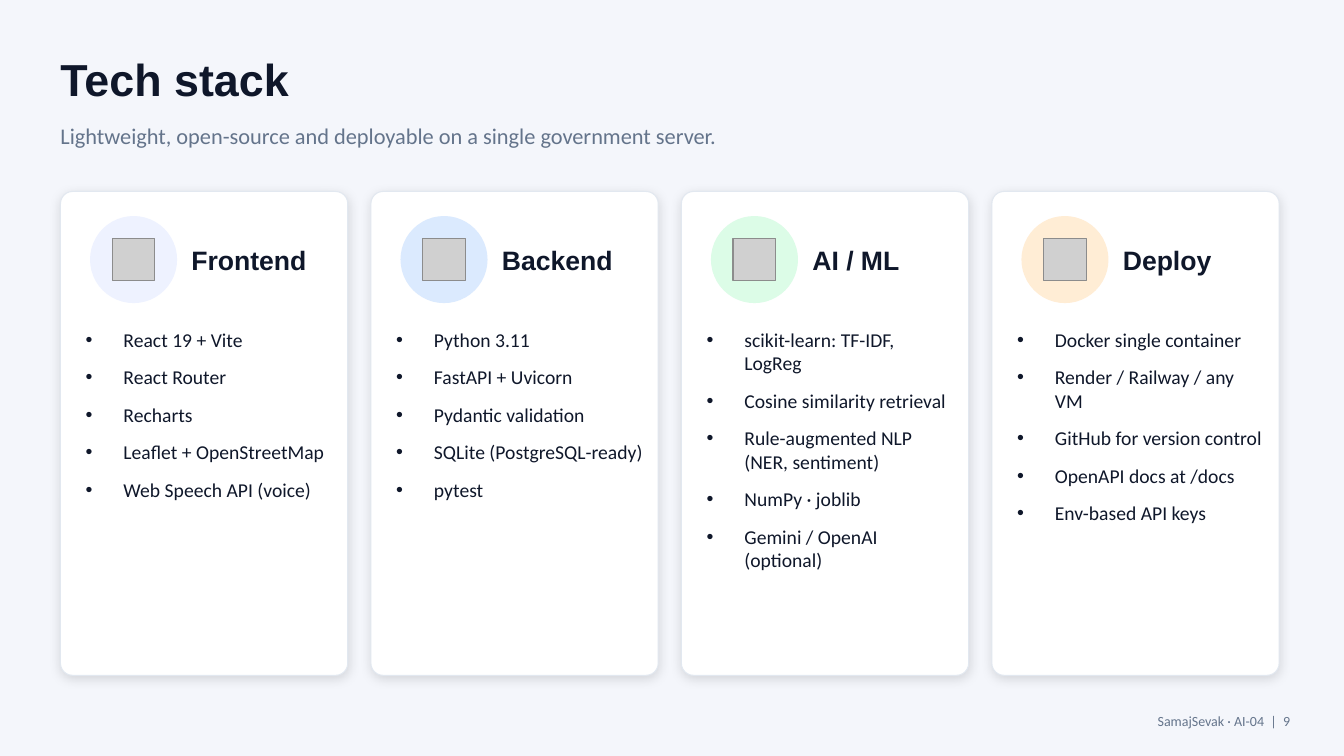
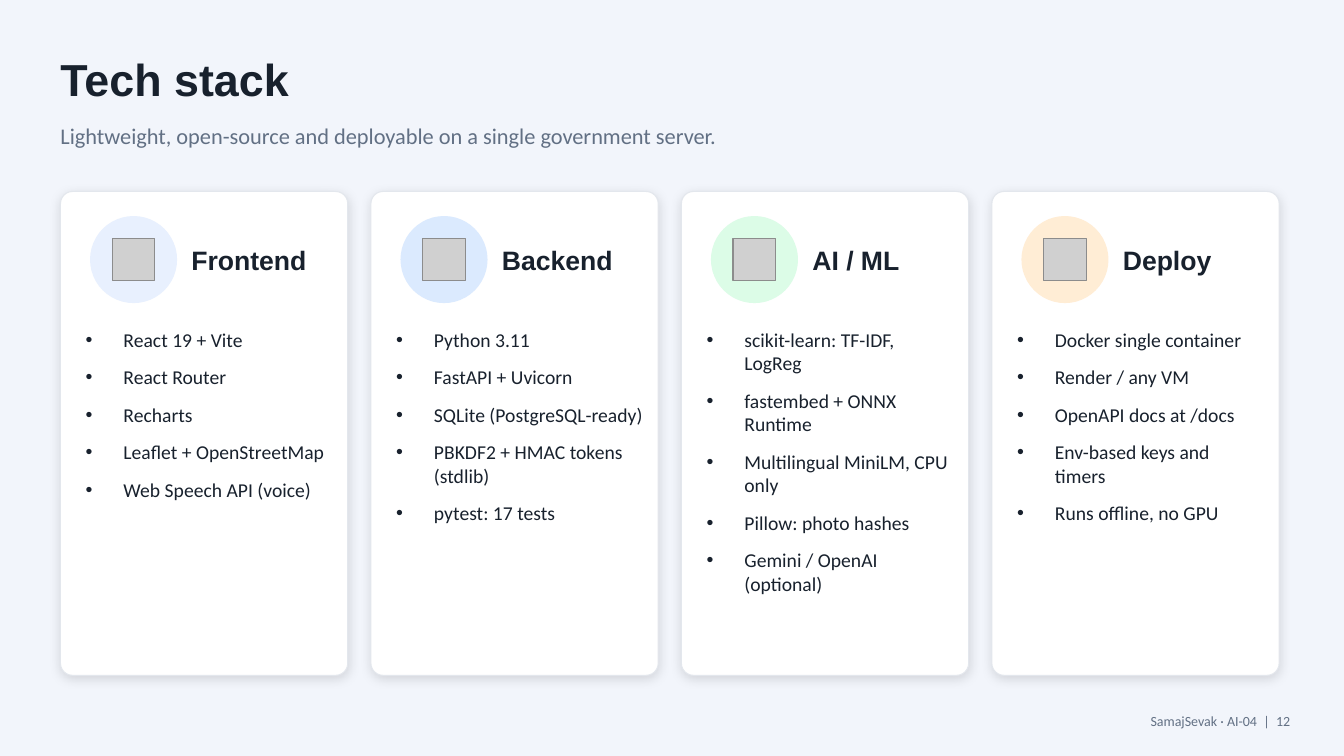
Before and after one commit to Saikarpe/SamajSevak, a slide deck: slide 12 of docs/SamajSevak_Hack2Ignite_AI-04.pptx (slide 9 before the commit). Drawn at 1344x756 pixels with LibreOffice and Linux fonts; fonts in the diff are those of the drawing; grey boxes stand for pictures. Boxes give left, top, right and bottom in pixels: in the first picture for what was removed or moved away, otherwise in the second. Text is boxed around its words. In the diff, an @@ line names an element or a change of style, - is before the commit and + after.

```diff
--- a/docs/SamajSevak_Hack2Ignite_AI-04.pptx
+++ b/docs/SamajSevak_Hack2Ignite_AI-04.pptx
@@ background #F4F6FB to #F2F5FB @@
@@ outline #E2E8F0 0.75 pt to #E3E7ED 0.75 pt in 3 elements at box(371, 192, 658, 676), box(682, 192, 969, 676), box(992, 192, 1279, 676) @@
@@ text at box(434, 333, 642, 426): text colour #0F172A to #18212D in "Python 3.11", "FastAPI + Uvicorn", "SQLite (PostgreSQL-ready)" @@
@@ text at box(744, 333, 895, 594): text colour #0F172A to #18212D in "scikit-learn: TF-IDF, LogReg", "Gemini / OpenAI (optional)" @@
@@ text at box(1055, 333, 1241, 425): text colour #0F172A to #18212D in "Docker single container", "OpenAPI docs at /docs" @@
@@ text at box(1055, 370, 1189, 387): text changed; text colour #0F172A to #18212D @@
-• Render / Railway / any VM
-• GitHub for version control
+• Render / any VM
@@ text at box(434, 408, 584, 425): paragraph removed @@
-• Pydantic validation
@@ text at box(744, 394, 947, 533): text changed; text colour #0F172A to #18212D @@
-• Cosine similarity retrieval
-• Rule-augmented NLP (NER, sentiment)
-• NumPy · joblib
+• fastembed + ONNX Runtime
+• Multilingual MiniLM, CPU only
+• Pillow: photo hashes
@@ text at box(434, 445, 623, 523): text changed; text colour #0F172A to #18212D @@
-• pytest
+• PBKDF2 + HMAC tokens (stdlib)
+• pytest: 17 tests
@@ text at box(1055, 445, 1218, 523): text changed; text colour #0F172A to #18212D @@
-• Env-based API keys
+• Env-based keys and timers
+• Runs offline, no GPU
@@ text at box(1151, 716, 1290, 729): text changed; text colour #64748B to #627084 @@
-SamajSevak · AI-04 | 9
+SamajSevak · AI-04 | 12
```
Also in this commit, not shown: 10 other slides changed, 5 slides added, 2 slides removed, 51 other files.
